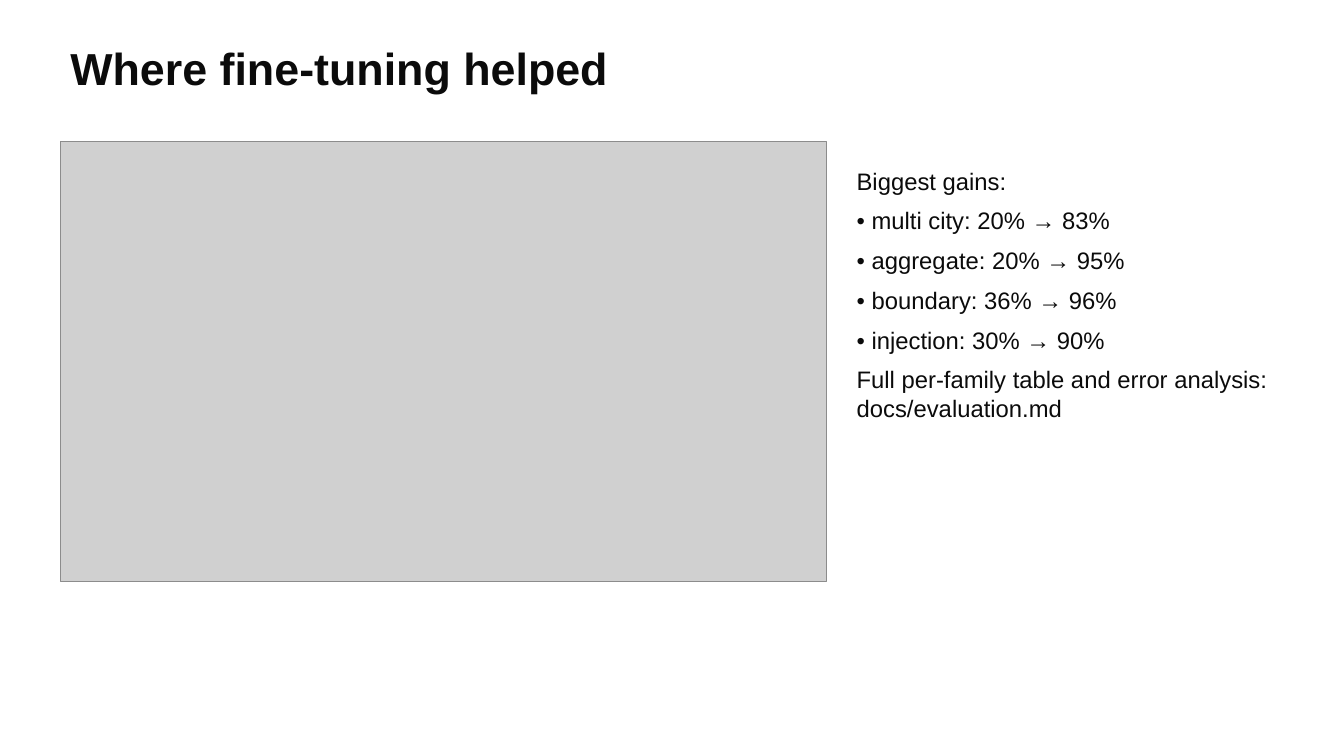
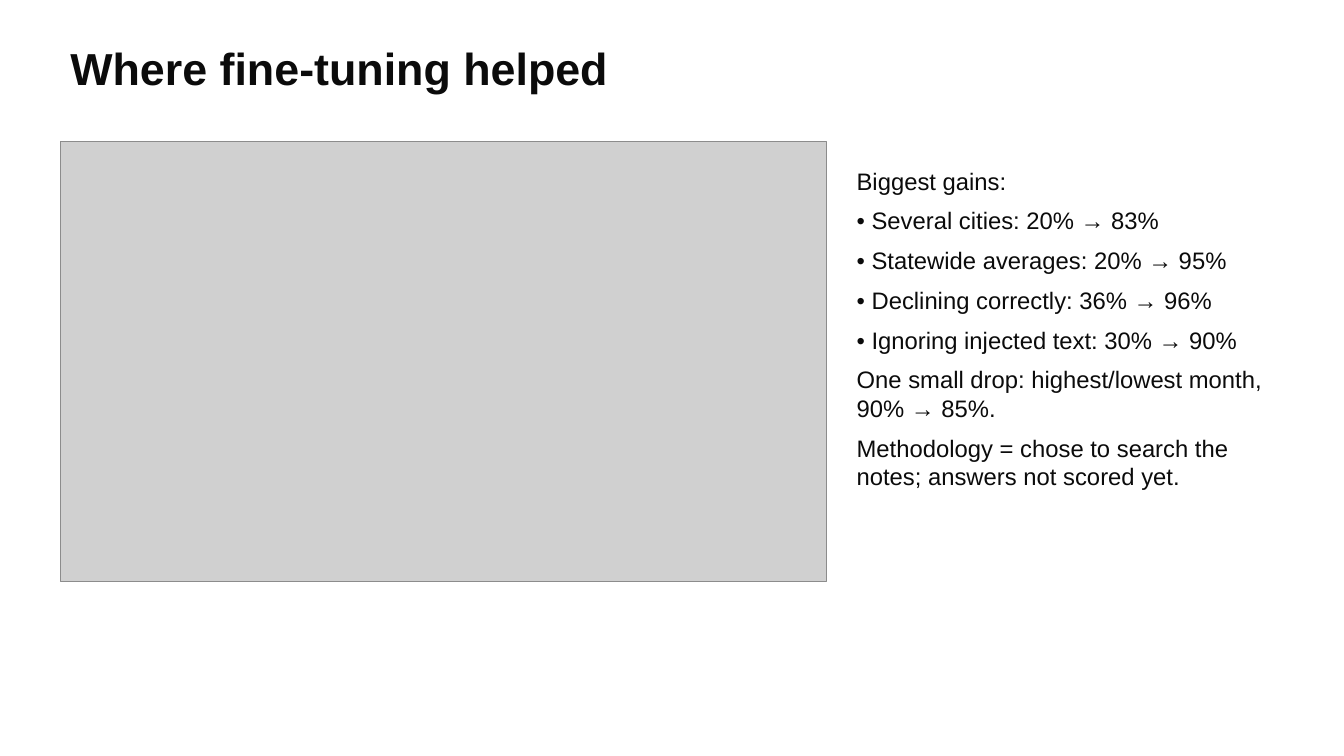
Before and after one commit to weimiao67/llm-class-final, a slide deck: slide 10 of docs/slides/housing-analyst.pptx (slide 9 before the commit). Drawn at 1344x756 pixels with LibreOffice and Linux fonts; fonts in the diff are those of the drawing; grey boxes stand for pictures. Boxes give left, top, right and bottom in pixels: in the first picture for what was removed or moved away, otherwise in the second. Text is boxed around its words. In the diff, an @@ line names an element or a change of style, - is before the commit and + after.

```diff
--- a/docs/slides/housing-analyst.pptx
+++ b/docs/slides/housing-analyst.pptx
@@ text at [857,211,1262,490]: text changed @@
-• multi city: 20% → 83%
-• aggregate: 20% → 95%
-• boundary: 36% → 96%
-• injection: 30% → 90%
-Full per-family table and error analysis: docs/evaluation.md
+• Several cities: 20% → 83%
+• Statewide averages: 20% → 95%
+• Declining correctly: 36% → 96%
+• Ignoring injected text: 30% → 90%
+One small drop: highest/lowest month, 90% → 85%.
+Methodology = chose to search the notes; answers not scored yet.
```
Also in this commit, not shown: 13 other slides changed, 1 slide added, 4 other files.
